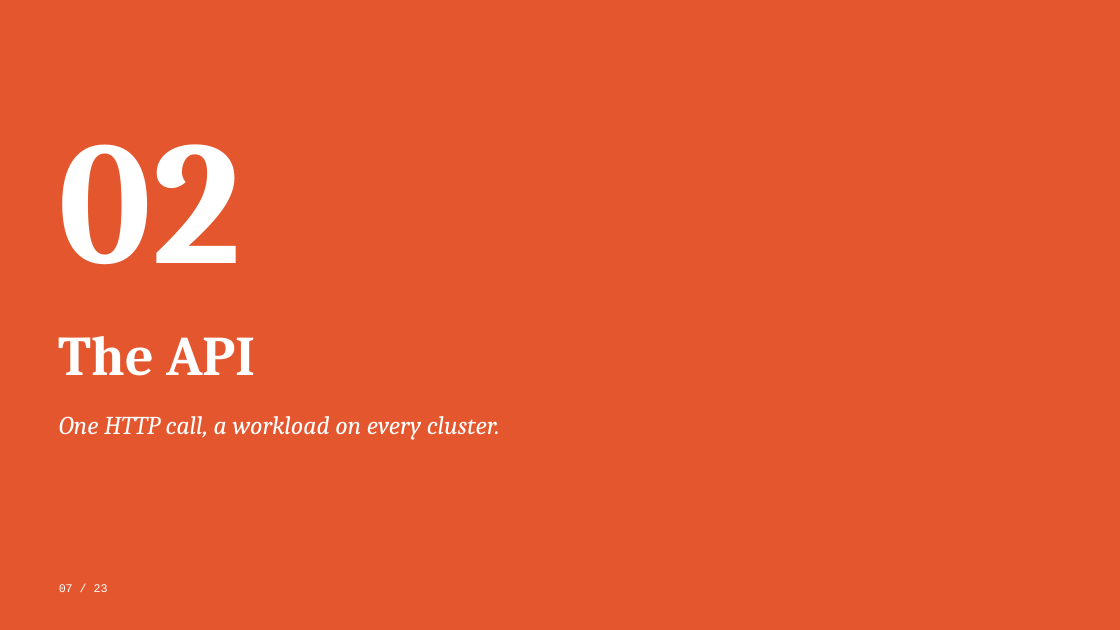
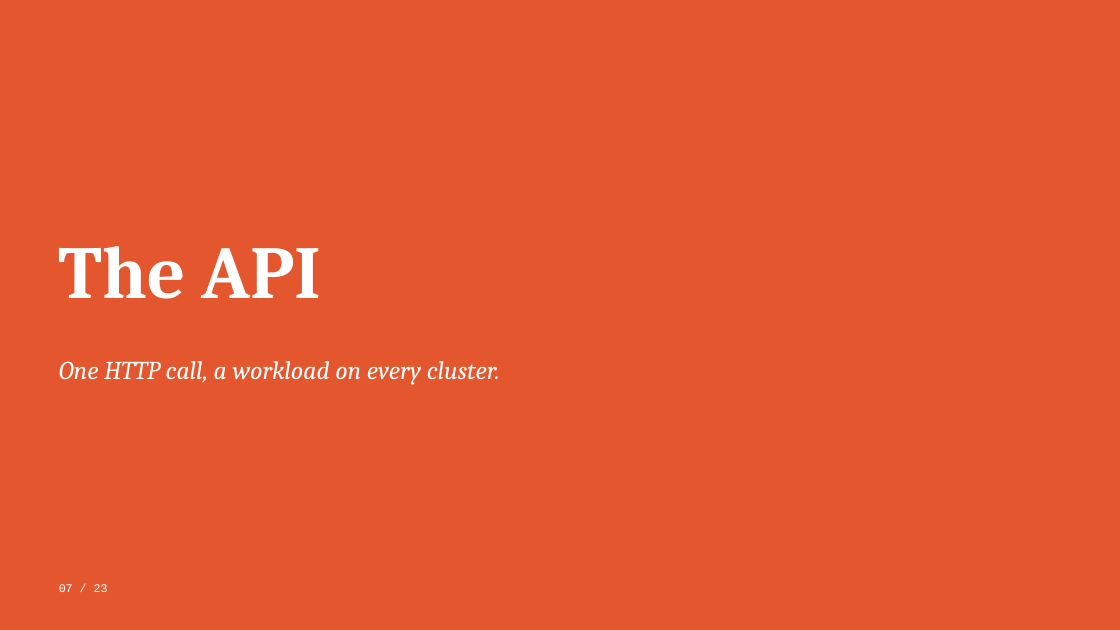
Before and after one commit to black-cloudlet/serverless, a slide deck: slide 7 of docs/presentation/serverless-platform.pptx. Drawn at 1120x630 pixels with LibreOffice and Linux fonts; fonts in the diff are those of the drawing. Boxes give left, top, right and bottom in pixels: in the first picture for what was removed or moved away, otherwise in the second. Text is boxed around its words. In the diff, an @@ line names an element or a change of style, - is before the commit and + after.

```diff
--- a/docs/presentation/serverless-platform.pptx
+++ b/docs/presentation/serverless-platform.pptx
@@ text removed at box(59, 144, 241, 265) @@
-02
@@ text "The API": place and size @@
-text "The API" at box(59, 336, 256, 376)
+text "The API" at box(59, 246, 322, 299)
@@ text "The API" at box(59, 246, 322, 299): size 48 to 64 pt @@
@@ text "One HTTP call, a workload ...": place and size @@
-text "One HTTP call, a workload ..." at box(59, 416, 500, 440)
+text "One HTTP call, a workload ..." at box(59, 361, 500, 385)
```
Also in this commit, not shown: 21 other slides changed, 5 other files.
